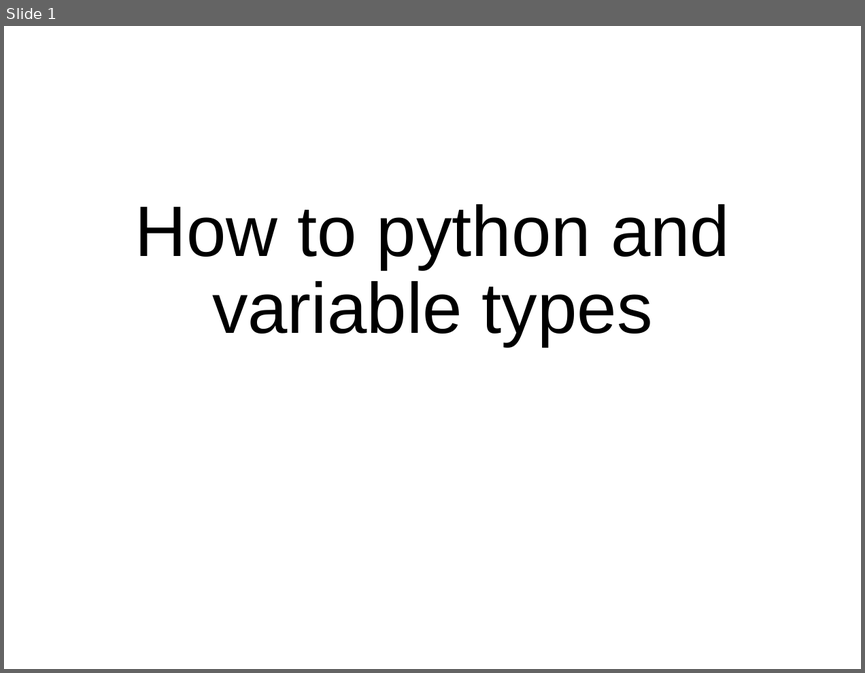
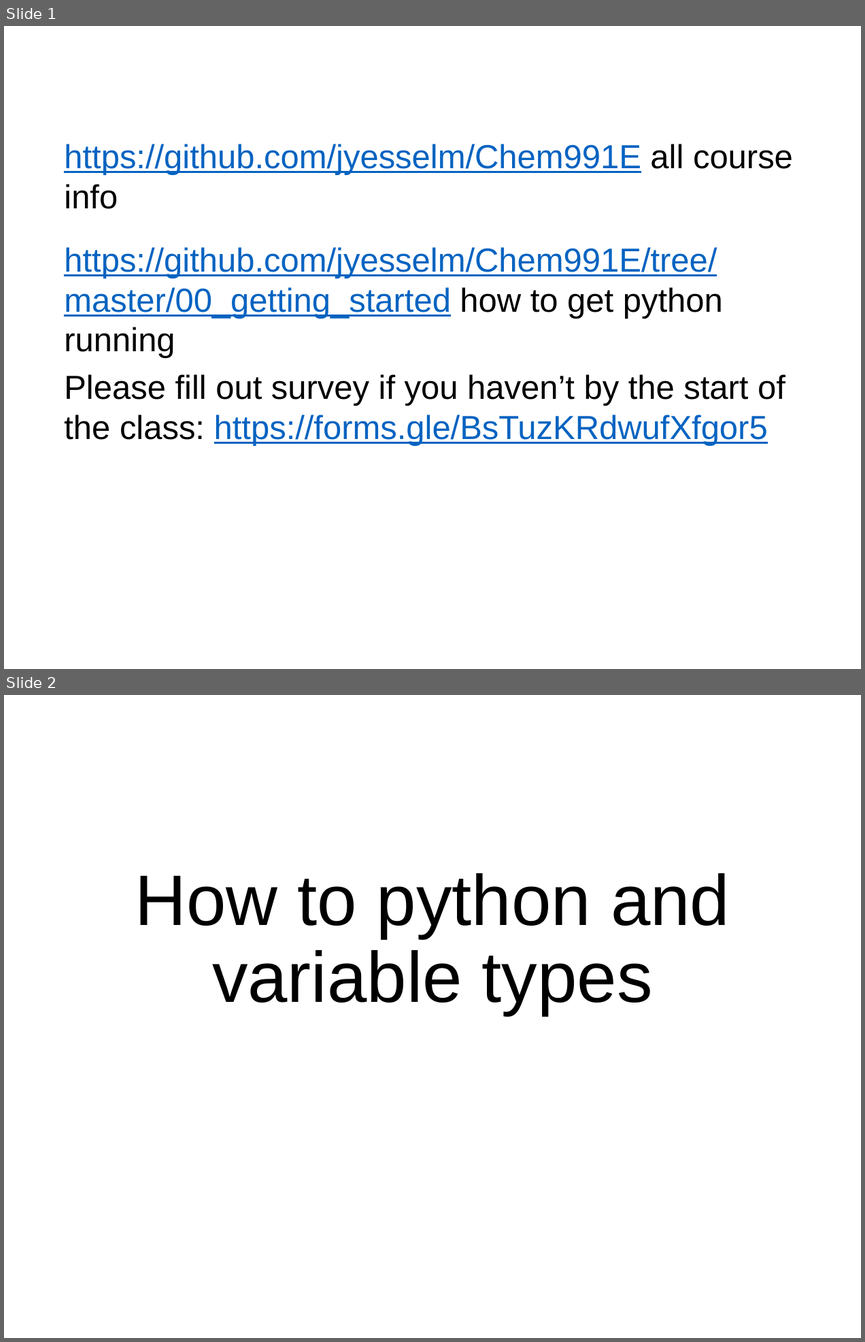
Before and after one commit to jyesselm/Chem991E, a slide deck: 01_introduction_to_python_part_i/slides.pptx. Shown one above the other, each under a label of ours: slide 1 before the commit, slides 1 and 2 after it. The pictures are 865x673 and 865x1342 pixels, drawn with LibreOffice and Linux fonts; fonts in the diff are those of the drawing. Boxes give left, top, right and bottom in pixels: in the first picture for what was removed or moved away, otherwise in the second. Text is boxed around its words. In the diff, an @@ line names an element or a change of style, - is before the commit and + after.

Commit message:
updated lesson 1 slides:

```diff
--- a/01_introduction_to_python_part_i/slides.pptx
+++ b/01_introduction_to_python_part_i/slides.pptx
@@ slide 1 added at bbox=[4, 26, 861, 669], background #FFFFFF @@
@@ text added at bbox=[64, 144, 793, 209], 28 pt, text #0563C1, underline @@
+https://github.com/jyesselm/Chem991E all course info
@@ text added at bbox=[64, 247, 723, 318], 28 pt, text #0563C1, underline @@
+https://github.com/jyesselm/Chem991E/tree/master/00_getting_started how to get python running
@@ text added at bbox=[64, 374, 785, 446], 28 pt, text #000000 @@
+Please fill out survey if you haven’t by the start of the class: https://forms.gle/BsTuzKRdwufXfgor5
@@ what was slide 1 is now slide 2 @@
```
Also in this commit, not shown: 1 other file.
